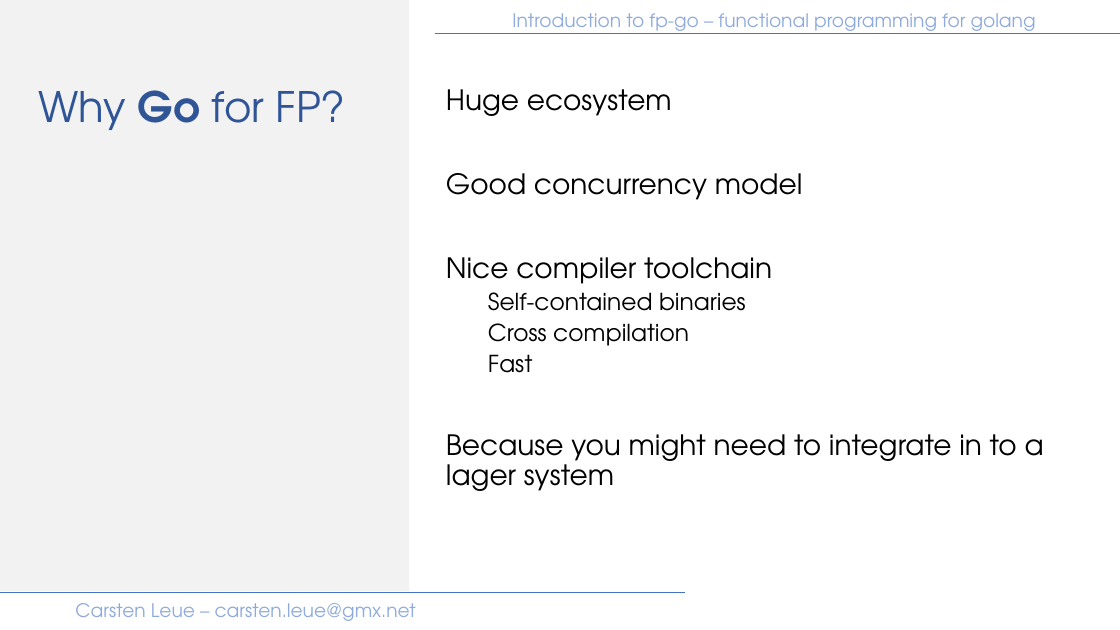
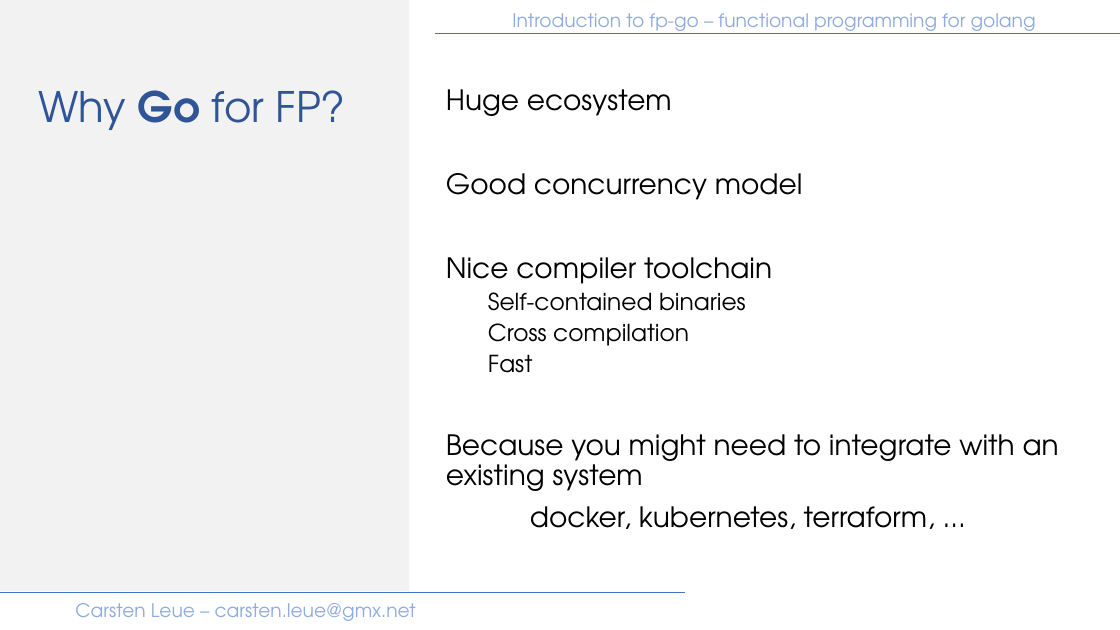
Before and after one commit to IBM/fp-go, a slide deck: slide 8 of samples/presentation/introduction.pptx (slide 5 before the commit). Drawn at 1120x630 pixels with LibreOffice and Linux fonts; fonts in the diff are those of the drawing. Boxes give left, top, right and bottom in pixels: in the first picture for what was removed or moved away, otherwise in the second. Text is boxed around its words. In the diff, an @@ line names an element or a change of style, - is before the commit and + after.

```diff
--- a/samples/presentation/introduction.pptx
+++ b/samples/presentation/introduction.pptx
@@ text at (446, 434, 1059, 529): text changed @@
-Because you might need to integrate in to a lager system
+Because you might need to integrate with an existing system
+docker, kubernetes, terraform, ...
```
Also in this commit, not shown: 7 other slides changed, 12 slides added, 4 other files.
